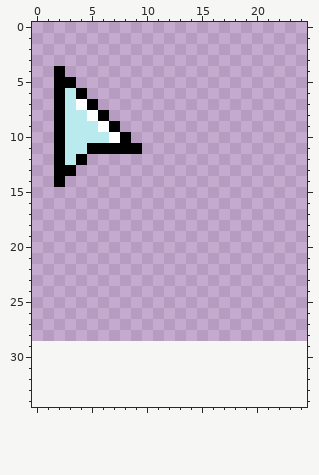
Pixel-art sprite, stored at Assets/Art/Sprites/MOUSE.png. That is the earlier state.
The file is 40x40 pixels. Shown: x 0..24, y 0..34. The old version is drawn lined up with the new one, on the new canvas.
Now the later version:
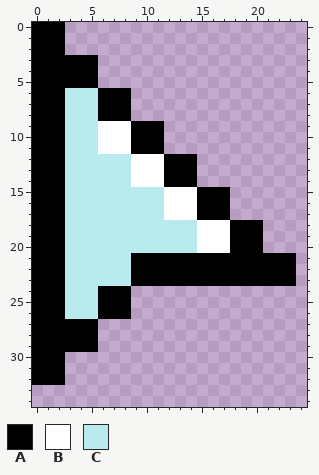
Palette (. is transparent): A #000000  B #ffffff  C #b8eaee
From the commit log: Implement resized mouse assets
From old to new:
canvas 40x40 -> 36x36, the old top-left corner now at -15,-11 (the part of the old canvas that was cut away was empty and is not shown)
@@ x 0..24 @@
- 0 .........................
- 1 .........................
- 2 .........................
- 3 .........................
- 4 ..A......................
- 5 ..AA.....................
- 6 ..ACA....................
- 7 ..ACBA...................
- 8 ..ACCBA..................
- 9 ..ACCCBA.................
-10 ..ACCCCBA................
-11 ..ACCAAAAA...............
-12 ..ACA....................
-13 ..AA.....................
-14 ..A......................
-15 .........................
-16 .........................
-17 .........................
-18 .........................
-19 .........................
-20 .........................
-21 .........................
-22 .........................
-23 .........................
-24 .........................
-25 .........................
-26 .........................
-27 .........................
-28 .........................
-29 .........................
-30 .........................
-31 .........................
-32 .........................
+ 0 AAA......................
+ 1 AAA......................
+ 2 AAA......................
+ 3 AAAAAA...................
+ 4 AAAAAA...................
+ 5 AAAAAA...................
+ 6 AAACCCAAA................
+ 7 AAACCCAAA................
+ 8 AAACCCAAA................
+ 9 AAACCCBBBAAA.............
+10 AAACCCBBBAAA.............
+11 AAACCCBBBAAA.............
+12 AAACCCCCCBBBAAA..........
+13 AAACCCCCCBBBAAA..........
+14 AAACCCCCCBBBAAA..........
+15 AAACCCCCCCCCBBBAAA.......
+16 AAACCCCCCCCCBBBAAA.......
+17 AAACCCCCCCCCBBBAAA.......
+18 AAACCCCCCCCCCCCBBBAAA....
+19 AAACCCCCCCCCCCCBBBAAA....
+20 AAACCCCCCCCCCCCBBBAAA....
+21 AAACCCCCCAAAAAAAAAAAAAAA.
+22 AAACCCCCCAAAAAAAAAAAAAAA.
+23 AAACCCCCCAAAAAAAAAAAAAAA.
+24 AAACCCAAA................
+25 AAACCCAAA................
+26 AAACCCAAA................
+27 AAAAAA...................
+28 AAAAAA...................
+29 AAAAAA...................
+30 AAA......................
+31 AAA......................
+32 AAA......................
 33 .........................
Changed places in both pictures, as pixel boxes (x1, y1, x2, y2):
changed: (32, 22, 296, 385)
